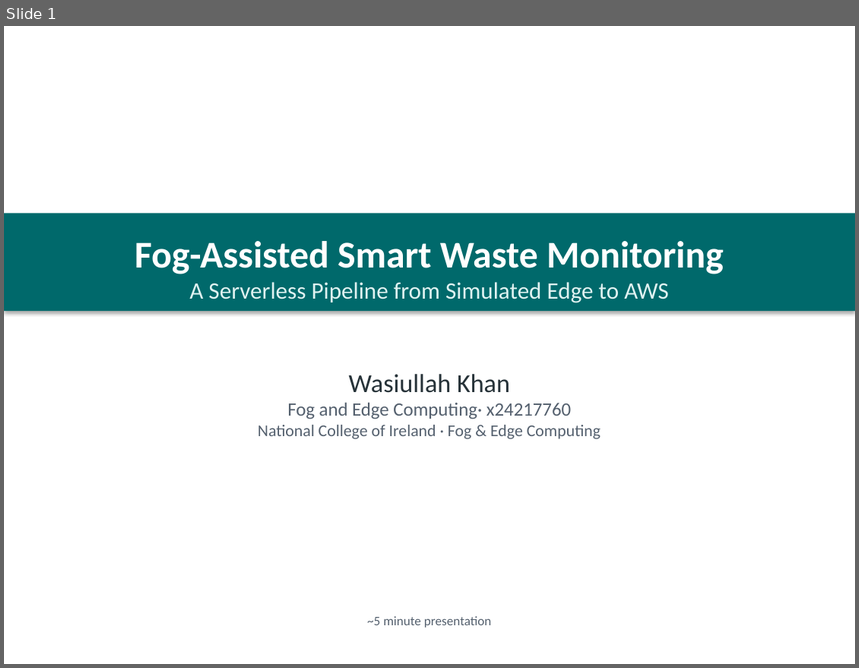
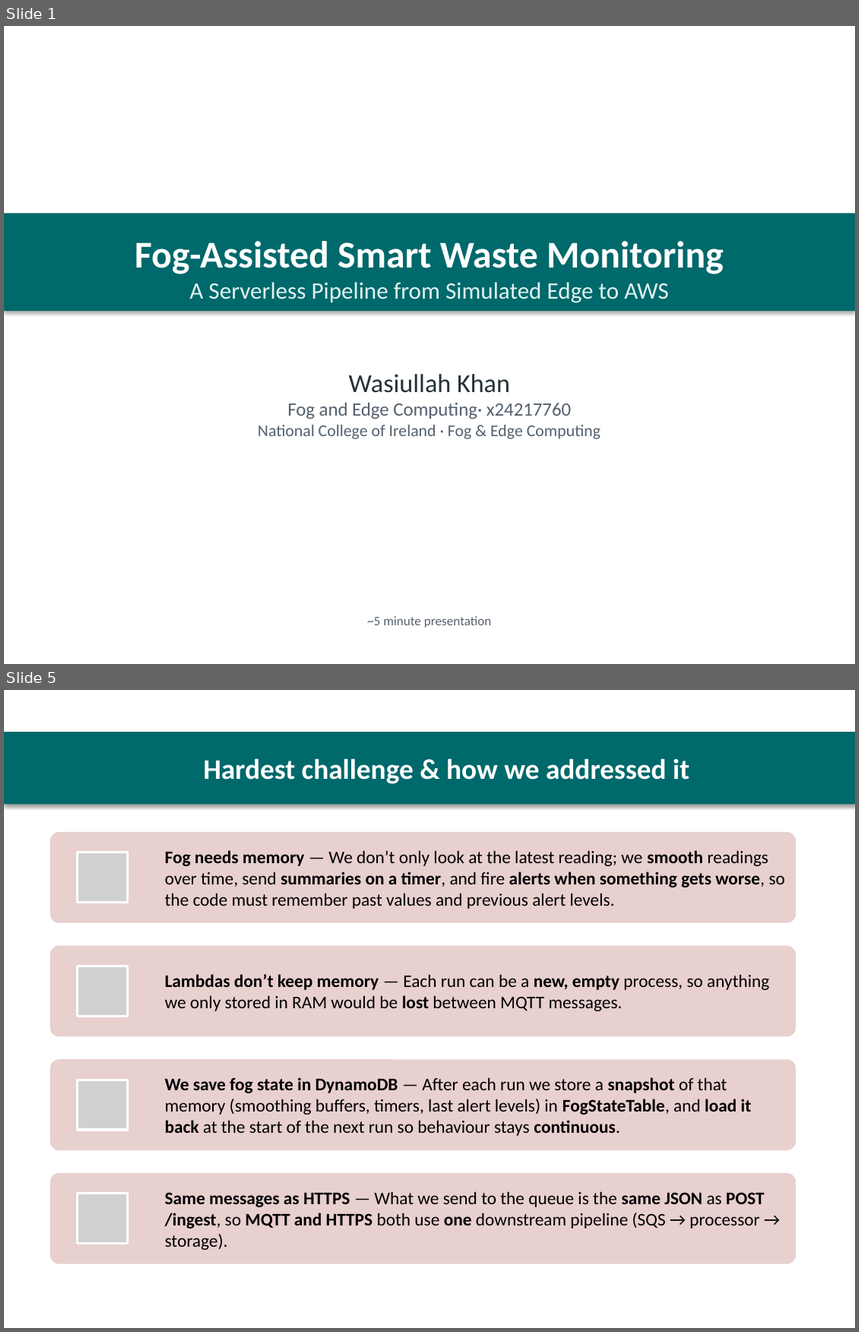
Before and after one commit to Wasiullah26/Smart-waste-bin, a slide deck: docs/FogEdge_5min_Presentation.pptx. Shown one above the other, each under a label of ours: slide 1 before the commit, slides 1 and 5 after it; the slides between them are not shown. The pictures are 859x668 and 859x1332 pixels, drawn with LibreOffice and Linux fonts; fonts in the diff are those of the drawing; grey boxes stand for pictures. Boxes give left, top, right and bottom in pixels: in the first picture for what was removed or moved away, otherwise in the second. Text is boxed around its words. In the diff, an @@ line names an element or a change of style, - is before the commit and + after.

```diff
--- a/docs/FogEdge_5min_Presentation.pptx
+++ b/docs/FogEdge_5min_Presentation.pptx
@@ slide 5 added at bbox=[4, 690, 855, 1328], background #FFFFFF @@
@@ rectangle added at bbox=[4, 732, 855, 804], fill #00696B, 24 pt, text #FFFFFF, bold @@
+Hardest challenge & how we addressed it
@@ group added at bbox=[50, 832, 796, 1265]: 4 rounded rectangles, 4 pictures, 4 texts @@
+Fog needs memory — We don’t only look at the latest reading; we smooth readings over time, send summaries on a timer, and fire alerts when something gets worse, so the code must remember past values and previous alert levels.
+Lambdas don’t keep memory — Each run can be a new, empty process, so anything we only stored in RAM would be lost between MQTT messages.
+We save fog state in DynamoDB — After each run we store a snapshot of that memory (smoothing buffers, timers, last alert levels) in FogStateTable, and load it back at the start of the next run so behaviour stays continuous.
+Same messages as HTTPS — What we send to the queue is the same JSON as POST /ingest, so MQTT and HTTPS both use one downstream pipeline (SQS → processor → storage).
```
Also in this commit, not shown: 4 slides changed, 2 slides removed, 1 other file.
